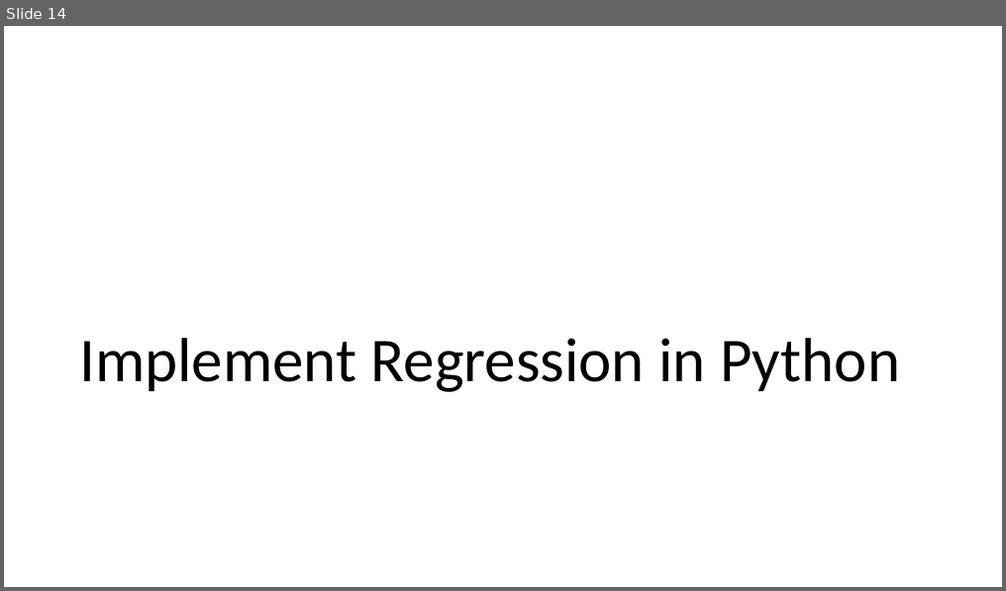
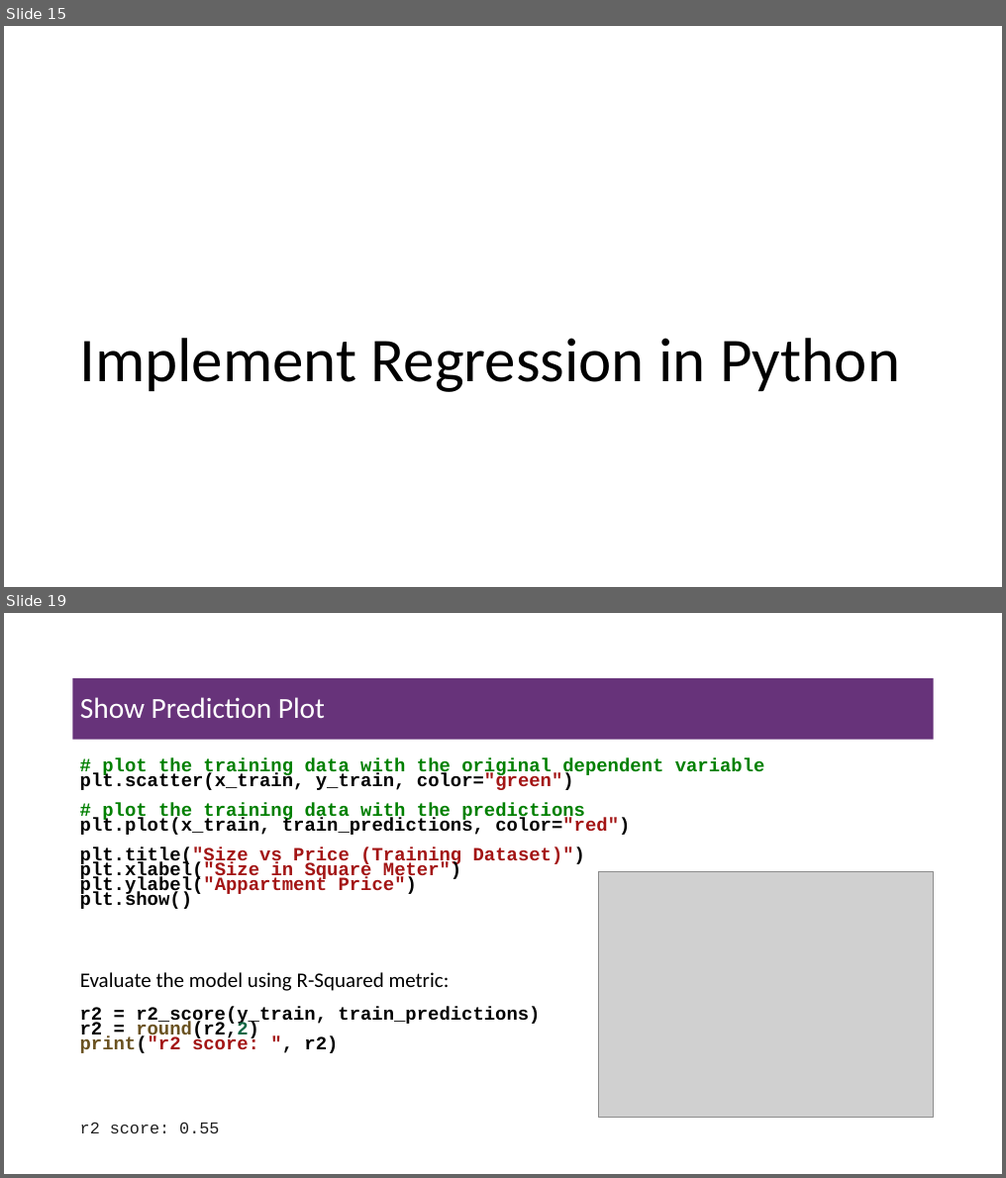
Before and after one commit to msfasha/307304-Data-Mining, a slide deck: 20243/Part 2-Regression/simple linear regression slides.pptx. Shown one above the other, each under a label of ours: slide 14 before the commit, slides 15 and 19 after it; the slides between them are not shown. The pictures are 1006x591 and 1006x1178 pixels, drawn with LibreOffice and Linux fonts; fonts in the diff are those of the drawing; grey boxes stand for pictures; background and template pictures are left out. Boxes give left, top, right and bottom in pixels: in the first picture for what was removed or moved away, otherwise in the second. Text is boxed around its words. In the diff, an @@ line names an element or a change of style, - is before the commit and + after.

```diff
--- a/20243/Part 2-Regression/simple linear regression slides.pptx
+++ b/20243/Part 2-Regression/simple linear regression slides.pptx
@@ slide 19 added at [4,613,1002,1174], background #FFFFFF @@
@@ title added at [73,678,934,740], fill #67337A, 28 pt, text #FFFFFF @@
+Show Prediction Plot
@@ text added at [80,759,765,909], 18 pt, text #000000, bold @@
+# plot the training data with the original dependent variable
+plt.scatter(x_train, y_train, color="green")
+# plot the training data with the predictions
+plt.plot(x_train, train_predictions, color="red")
+plt.title("Size vs Price (Training Dataset)")
+plt.xlabel("Size in Square Meter")
+plt.ylabel("Appartment Price")
+plt.show()
@@ picture added at [598,871,934,1117] @@
@@ text added at [80,972,450,991], 20 pt, text #000000 @@
+Evaluate the model using R-Squared metric:
@@ text added at [80,1007,540,1054], 18 pt, text #000000, bold @@
+r2 = r2_score(y_train, train_predictions)
+r2 = round(r2,2)
+print("r2 score: ", r2)
@@ text added at [80,1122,219,1134], 16 pt, text #1F1F1F @@
+r2 score: 0.55
@@ what was slide 14 is now slide 15 @@
```
Also in this commit, not shown: 7 slides changed, 3 other slides added, 1 slide removed.
